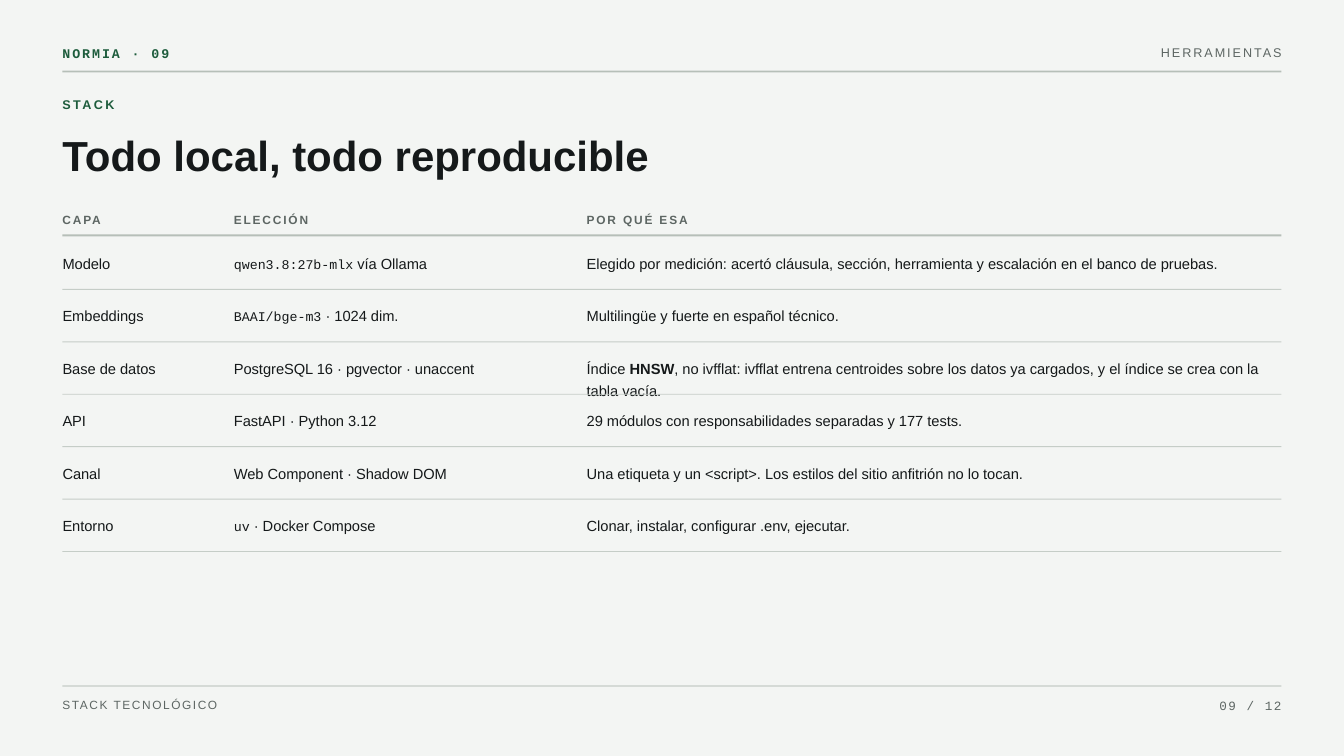
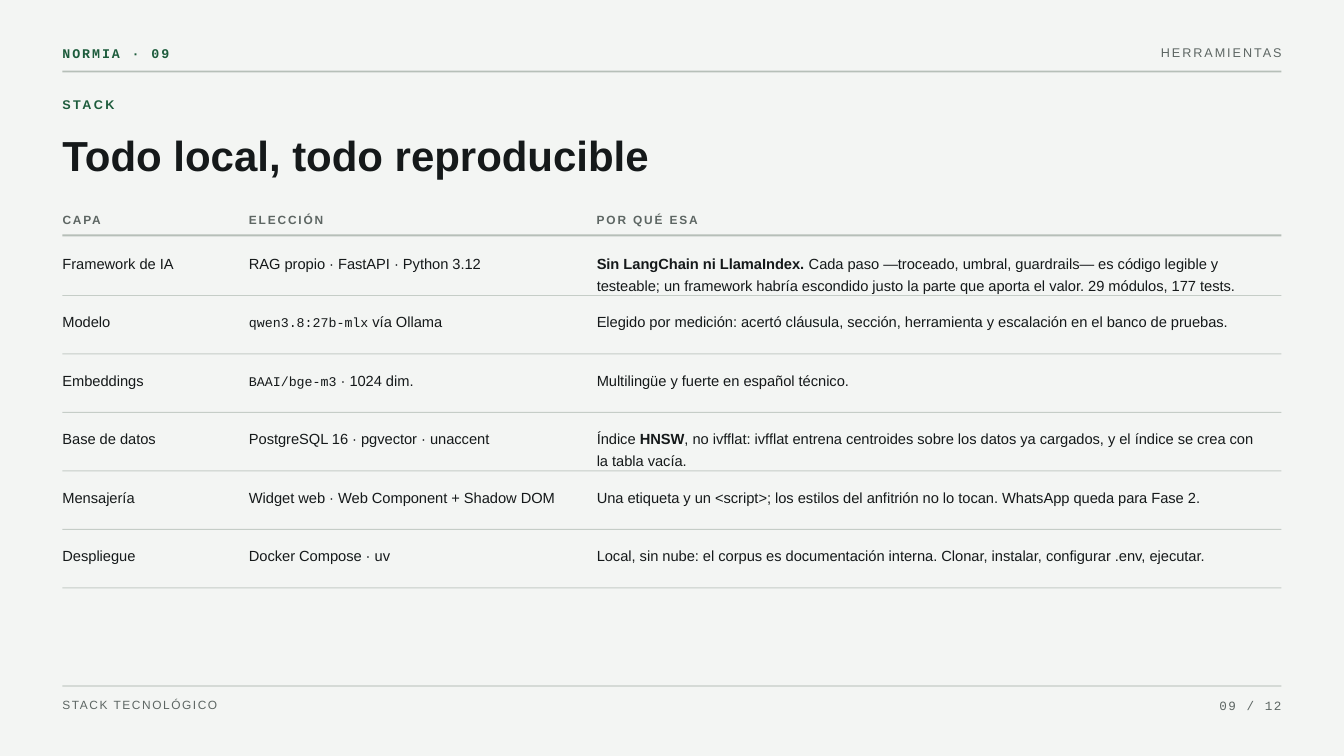
Before and after one commit to klauzirrazabal-max/normia-chatbot-iso, a slide deck: slide 9 of docs/NormIA.pptx. Drawn at 1344x756 pixels with LibreOffice and Linux fonts; fonts in the diff are those of the drawing. Boxes give left, top, right and bottom in pixels: in the first picture for what was removed or moved away, otherwise in the second. Text is boxed around its words. In the diff, an @@ line names an element or a change of style, - is before the commit and + after.

```diff
--- a/docs/NormIA.pptx
+++ b/docs/NormIA.pptx
@@ text "CAPA" rewrapped from (x1=63, y1=209, x2=234, y2=231) to (x1=63, y1=209, x2=249, y2=231) @@
@@ text "ELECCIÓN" moved from (x1=234, y1=214, x2=308, y2=224) to (x1=249, y1=214, x2=323, y2=224) @@
@@ text "POR QUÉ ESA" moved from (x1=587, y1=214, x2=687, y2=226) to (x1=597, y1=214, x2=698, y2=226) @@
@@ text added at (x1=62, y1=258, x2=174, y2=269), 10.5 pt, text #15191A @@
+Framework de IA
@@ text at (x1=249, y1=258, x2=480, y2=272): text changed @@
-FastAPI · Python 3.12
+RAG propio · FastAPI · Python 3.12
@@ text added at (x1=597, y1=258, x2=1235, y2=294), 10.5 pt, text #15191A @@
+Sin LangChain ni LlamaIndex. Cada paso —troceado, umbral, guardrails— es código legible y testeable; un framework habría escondido justo la parte que aporta el valor. 29 módulos, 177 tests.
@@ rectangle moved from (x1=63, y1=289, x2=1281, y2=290) to (x1=63, y1=295, x2=1281, y2=296) @@
@@ text "Modelo" moved from (x1=63, y1=258, x2=111, y2=269) to (x1=62, y1=316, x2=110, y2=327) @@
@@ text "qwen3.8:27b-mlx vía Ollama" moved from (x1=234, y1=258, x2=427, y2=272) to (x1=249, y1=316, x2=442, y2=330) @@
@@ text "Elegido por medición: acertó cláusula, ..." moved from (x1=587, y1=258, x2=1218, y2=272) to (x1=597, y1=316, x2=1228, y2=330) @@
@@ rectangle moved from (x1=63, y1=342, x2=1281, y2=343) to (x1=63, y1=354, x2=1281, y2=355) @@
@@ text "Embeddings" moved from (x1=63, y1=310, x2=144, y2=324) to (x1=62, y1=375, x2=143, y2=389) @@
@@ text "BAAI/bge-m3 · 1024 dim." moved from (x1=234, y1=310, x2=399, y2=324) to (x1=249, y1=375, x2=414, y2=389) @@
@@ text "Multilingüe y fuerte en español ..." moved from (x1=587, y1=310, x2=839, y2=324) to (x1=597, y1=375, x2=849, y2=389) @@
@@ rectangle moved from (x1=63, y1=394, x2=1281, y2=395) to (x1=63, y1=412, x2=1281, y2=413) @@
@@ text removed at (x1=63, y1=416, x2=87, y2=426) @@
-API
@@ text removed at (x1=587, y1=415, x2=962, y2=429) @@
-29 módulos con responsabilidades separadas y 177 tests.
@@ text "Base de datos" moved from (x1=63, y1=363, x2=156, y2=374) to (x1=62, y1=433, x2=156, y2=444) @@
@@ text "PostgreSQL 16 · pgvector · ..." moved from (x1=234, y1=363, x2=474, y2=377) to (x1=249, y1=433, x2=489, y2=447) @@
@@ text "Índice HNSW, no ivfflat: ivfflat ..." rewrapped from (x1=587, y1=362, x2=1258, y2=396) to (x1=597, y1=433, x2=1254, y2=466) @@
@@ rectangle moved from (x1=63, y1=447, x2=1281, y2=448) to (x1=63, y1=471, x2=1281, y2=472) @@
@@ text at (x1=62, y1=492, x2=134, y2=506): text changed @@
-Canal
+Mensajería
@@ text at (x1=249, y1=492, x2=555, y2=506): text changed @@
-Web Component · Shadow DOM
+Widget web · Web Component + Shadow DOM
@@ text at (x1=597, y1=492, x2=1200, y2=506): text changed @@
-Una etiqueta y un <script>. Los estilos del sitio anfitrión no lo tocan.
+Una etiqueta y un <script>; los estilos del anfitrión no lo tocan. WhatsApp queda para Fase 2.
@@ rectangle moved from (x1=63, y1=499, x2=1281, y2=500) to (x1=63, y1=529, x2=1281, y2=530) @@
@@ text at (x1=62, y1=550, x2=135, y2=564): text changed @@
-Entorno
+Despliegue
@@ text at (x1=249, y1=550, x2=390, y2=564): text changed @@
-uv · Docker Compose
+Docker Compose · uv
@@ text at (x1=597, y1=550, x2=1205, y2=564): text changed @@
-Clonar, instalar, configurar .env, ejecutar.
+Local, sin nube: el corpus es documentación interna. Clonar, instalar, configurar .env, ejecutar.
@@ rectangle moved from (x1=63, y1=552, x2=1281, y2=553) to (x1=63, y1=588, x2=1281, y2=589) @@
```
Also in this commit, not shown: 1 other slide changed, 1 other file.
